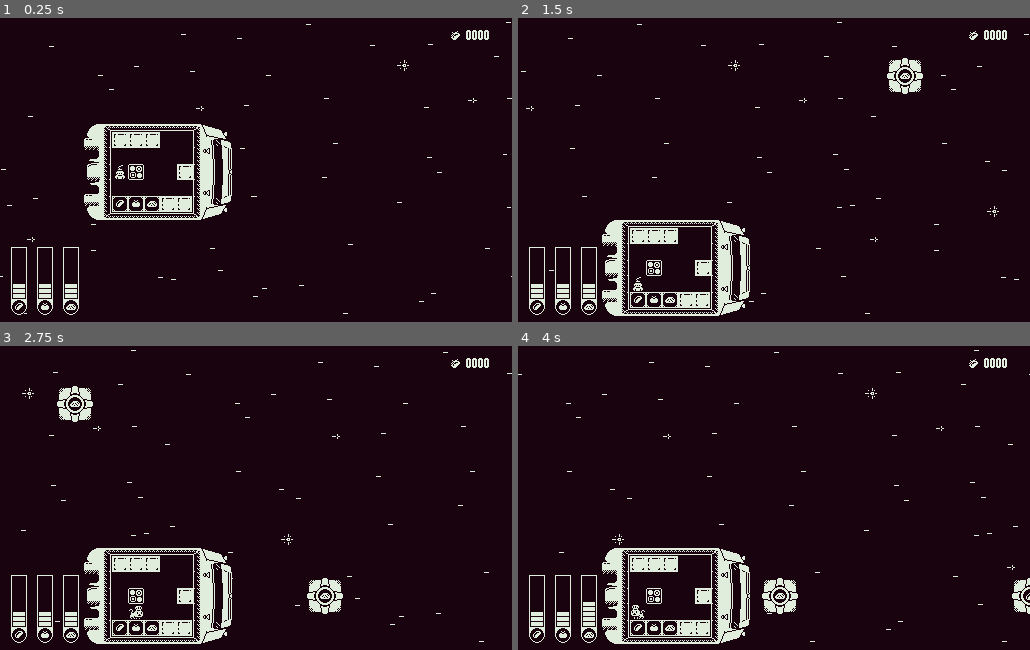
Above: before the commit, frames 1-4 (two rows, left to right).
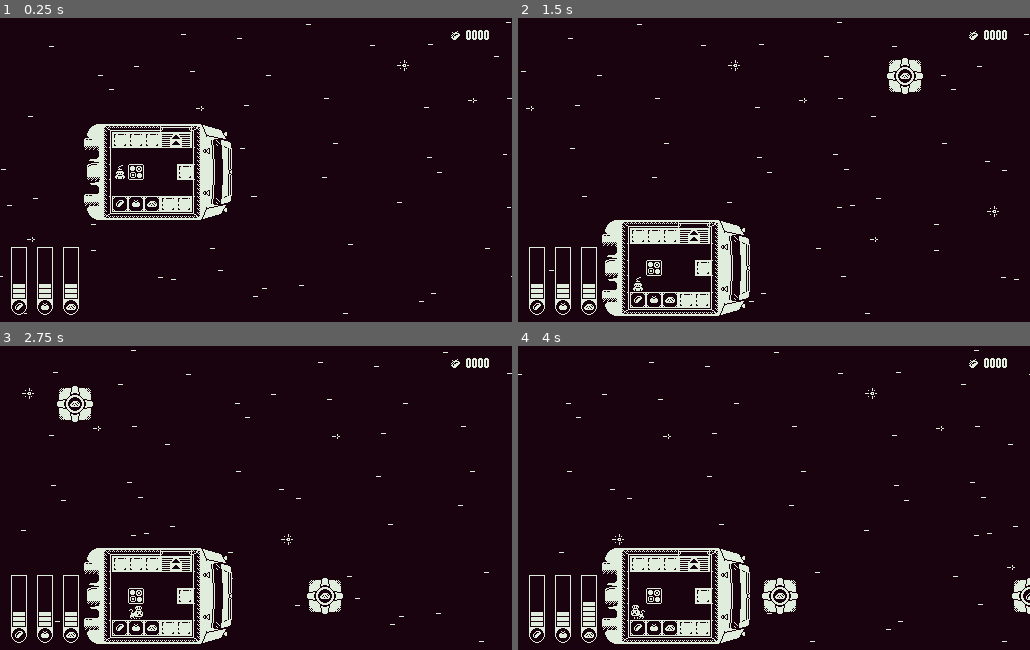
Above: after the commit, the same moments.

Repository: carlbleick/la-calori
Game: Godot game, scene res://Scenes/main.tscn
Same seed, same stepped clock (60 frames per second), same inputs: the game is played once before the commit and once after it.
Inputs:
- Up to frame 1 (0.25 s): no input
- Up to frame 2 (1.5 s): hold D (right) 0.53-1.28 s; hold F (process) 0.53-1.28 s; hold S (down) from 1.28 s (still down); tap E (interact) at 1.35 s
- Up to frame 3 (2.75 s): tap F (process) at 1.55 s; release S (down) at 2.03 s; hold D (right) from 2.03 s (still down); hold F (process) from 2.03 s (still down)
- Up to frame 4 (4 s): release D (right) at 2.78 s; release F (process) at 2.78 s; hold W (up) 2.78-3.53 s; tap F (process) at 2.85, 3.8 s; hold A (left) from 3.53 s (still down); hold E (interact) from 3.53 s (still down)

The runs differ from the first frame. In frame 1, 0.3% of the frame differs, in the area x 31-38%, y 35-43%; in frame 2, 0.3%; in frame 3, 0.3%; in frame 4, 0.3%.

Commit message:
packaging animation

Diff:
--- a/Scenes/KitchenAppliances/PackagingStation.gd
+++ b/Scenes/KitchenAppliances/PackagingStation.gd
@@ -2,24 +2,33 @@
 
 signal item_placed
 
-@export var packaging_time = 2.0
-var current_packaging_time = 0.0
 var order
 
-func _process(delta):
-	if current_packaging_time > 0:
-		current_packaging_time -= delta
+@onready var animated_sprite = $AnimatedSprite2D
+@onready var collision_shape = $CollisionShape2D
+var package_sprite = preload("res://Assets/Sprites/package.png")
 
-		if current_packaging_time <= 0:
-			current_packaging_time = 0
-			Events.order_delivered.emit(order.reward)
-			order.on_finished()
-			print("packaging finished")
+var is_packaging = false
 
 func _on_tacocat_request_place_item(instance_id, ingredient):
 	order = GameState.find_undelivered_order(ingredient)
-	if instance_id == get_instance_id() && current_packaging_time == 0 && order:
+	if instance_id == get_instance_id() && order && !is_packaging:
 		item_placed.emit()
+		is_packaging = true
 		order.on_delivered()
-		current_packaging_time = packaging_time
-		# start animation
+		animated_sprite.play()
+
+
+func _on_animation_finished():
+	animated_sprite.stop()
+	var sprite = Sprite2D.new()
+	sprite.texture = package_sprite
+	sprite.position.y = -collision_shape.shape.size.y / 2 - package_sprite.get_size().y / 2
+	add_child(sprite)
+	var tween = create_tween().set_parallel()
+	tween.tween_property(sprite, "position:x", sprite.position.x - 300, 1).set_trans(Tween.TRANS_EXPO)
+	tween.tween_property(sprite, "position:y", sprite.position.y - 300, 0.8).set_trans(Tween.TRANS_LINEAR).set_ease(Tween.EASE_OUT)
+	await tween.finished
+	is_packaging = false
+	order.on_finished()
+	Events.order_delivered.emit(order.reward)
--- a/Scenes/KitchenAppliances/PackagingStation.tscn
+++ b/Scenes/KitchenAppliances/PackagingStation.tscn
@@ -1,10 +1,49 @@
-[gd_scene load_steps=4 format=3 uid="uid://cwa35ae6rtaif"]
+[gd_scene load_steps=12 format=3 uid="uid://cwa35ae6rtaif"]
 
-[ext_resource type="Texture2D" uid="uid://dhe1fe5ox6ti4" path="res://Assets/Sprites/packaging-station.png" id="1_j0x6o"]
 [ext_resource type="Script" path="res://Scenes/KitchenAppliances/PackagingStation.gd" id="1_xgtfw"]
+[ext_resource type="Texture2D" uid="uid://c673l6pssmwkp" path="res://Assets/Sprites/packaging-station1.png" id="3_s50mk"]
+[ext_resource type="Texture2D" uid="uid://i5ypifmdtay2" path="res://Assets/Sprites/packaging-station2.png" id="4_iv512"]
+[ext_resource type="Texture2D" uid="uid://baaa430kqovf5" path="res://Assets/Sprites/packaging-station3.png" id="5_til2i"]
+[ext_resource type="Texture2D" uid="uid://c46s8614yhyqf" path="res://Assets/Sprites/packaging-station4.png" id="6_acons"]
+[ext_resource type="Texture2D" uid="uid://ca6tvinavx2ry" path="res://Assets/Sprites/packaging-station5.png" id="7_et0ft"]
+[ext_resource type="Texture2D" uid="uid://dm4iuc3lfgh8f" path="res://Assets/Sprites/packaging-station6.png" id="8_xuffl"]
+[ext_resource type="Texture2D" uid="uid://ci4noc16icnxd" path="res://Assets/Sprites/packaging-station7.png" id="9_0ud03"]
+[ext_resource type="Texture2D" uid="uid://c0gkhtwku5m1e" path="res://Assets/Sprites/packaging-station8.png" id="10_myrh6"]
 
 [sub_resource type="RectangleShape2D" id="RectangleShape2D_ekruh"]
 size = Vector2(32, 23)
+
+[sub_resource type="SpriteFrames" id="SpriteFrames_mwfup"]
+animations = [{
+"frames": [{
+"duration": 1.0,
+"texture": ExtResource("3_s50mk")
+}, {
+"duration": 1.0,
+"texture": ExtResource("4_iv512")
+}, {
+"duration": 1.0,
+"texture": ExtResource("5_til2i")
+}, {
+"duration": 1.0,
+"texture": ExtResource("6_acons")
+}, {
+"duration": 1.0,
+"texture": ExtResource("7_et0ft")
+}, {
+"duration": 1.0,
+"texture": ExtResource("8_xuffl")
+}, {
+"duration": 1.0,
+"texture": ExtResource("9_0ud03")
+}, {
+"duration": 1.0,
+"texture": ExtResource("10_myrh6")
+}],
+"loop": false,
+"name": &"default",
+"speed": 10.0
+}]
 
 [node name="PackagingStation" type="Area2D"]
 collision_layer = 2
@@ -14,5 +53,7 @@
 [node name="CollisionShape2D" type="CollisionShape2D" parent="."]
 shape = SubResource("RectangleShape2D_ekruh")
 
-[node name="Sprite2D" type="Sprite2D" parent="."]
-texture = ExtResource("1_j0x6o")
+[node name="AnimatedSprite2D" type="AnimatedSprite2D" parent="."]
+sprite_frames = SubResource("SpriteFrames_mwfup")
+
+[connection signal="animation_finished" from="AnimatedSprite2D" to="." method="_on_animation_finished"]
--- a/Scenes/Tacocat/Tacocat.gd
+++ b/Scenes/Tacocat/Tacocat.gd
@@ -46,13 +46,10 @@
 	_animated_sprite.play(dir)
 	if !ray.is_colliding():
 		moving = true
-		var tweenChar = create_tween()
+		var tweenChar = create_tween().set_parallel()
 		tweenChar.tween_property(self, "position", position + inputs[dir] *  tile_size, 1.0/animation_speed).set_trans(Tween.TRANS_SINE)
 		if dir == "up" || dir == "down":
-			var tweenTruck = create_tween()
-			tweenTruck.tween_property(taco_truck, "position", taco_truck.position + inputs[dir] *  line_size, 1.0/animation_speed).set_trans(Tween.TRANS_SINE)
-			await tweenTruck.finished
-			moving = false
+			tweenChar.tween_property(taco_truck, "position", taco_truck.position + inputs[dir] *  line_size, 1.0/animation_speed).set_trans(Tween.TRANS_SINE)
 		await tweenChar.finished
 		moving = false
 
--- a/Scenes/Tacotruck/Tacotruck.tscn
+++ b/Scenes/Tacotruck/Tacotruck.tscn
@@ -39,9 +39,11 @@
 
 [node name="KitchenCounter2" parent="." instance=ExtResource("3_h0e52")]
 position = Vector2(-22, -32)
+current_item = 4
 
 [node name="KitchenCounter3" parent="." instance=ExtResource("3_h0e52")]
 position = Vector2(-6, -32)
+current_item = 9
 
 [node name="KitchenCounter4" parent="." instance=ExtResource("3_h0e52")]
 position = Vector2(26, 32)
--- a/Scenes/main.tscn
+++ b/Scenes/main.tscn
@@ -64,7 +64,6 @@
 offset_bottom = 23.0
 theme_override_colors/font_color = Color(0.882353, 0.929412, 0.862745, 1)
 text = "0000"
-vertical_alignment = 1
 
 [node name="OrderManager" parent="HUD" node_paths=PackedStringArray("orderables") instance=ExtResource("5_gj2l0")]
 position = Vector2(5, 5)
Not shown: 1 places in Scenes/Tacotruck/Tacotruck.tscn that only renumber resources
Not shown: 1 places in Scenes/main.tscn that only renumber resources
